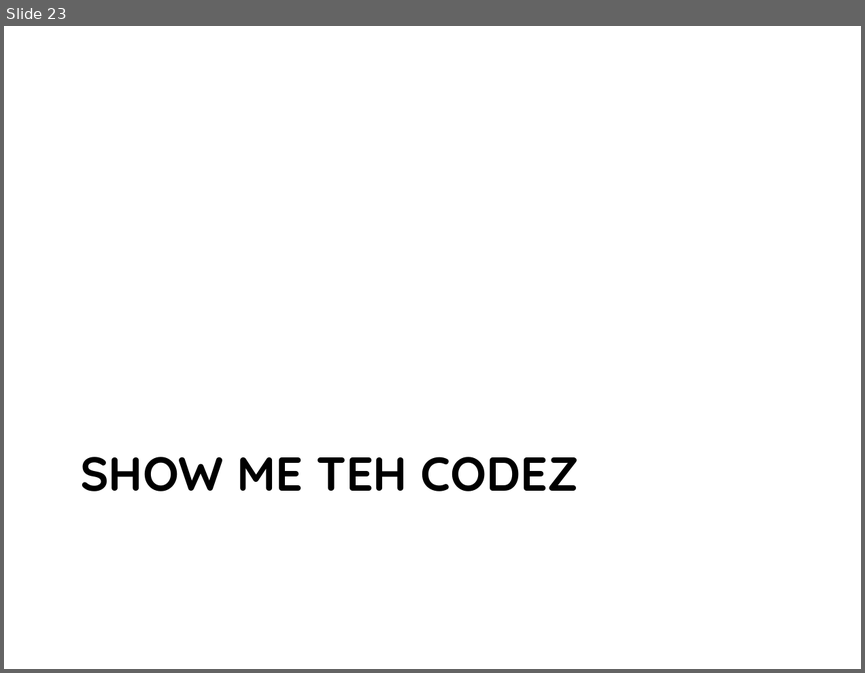
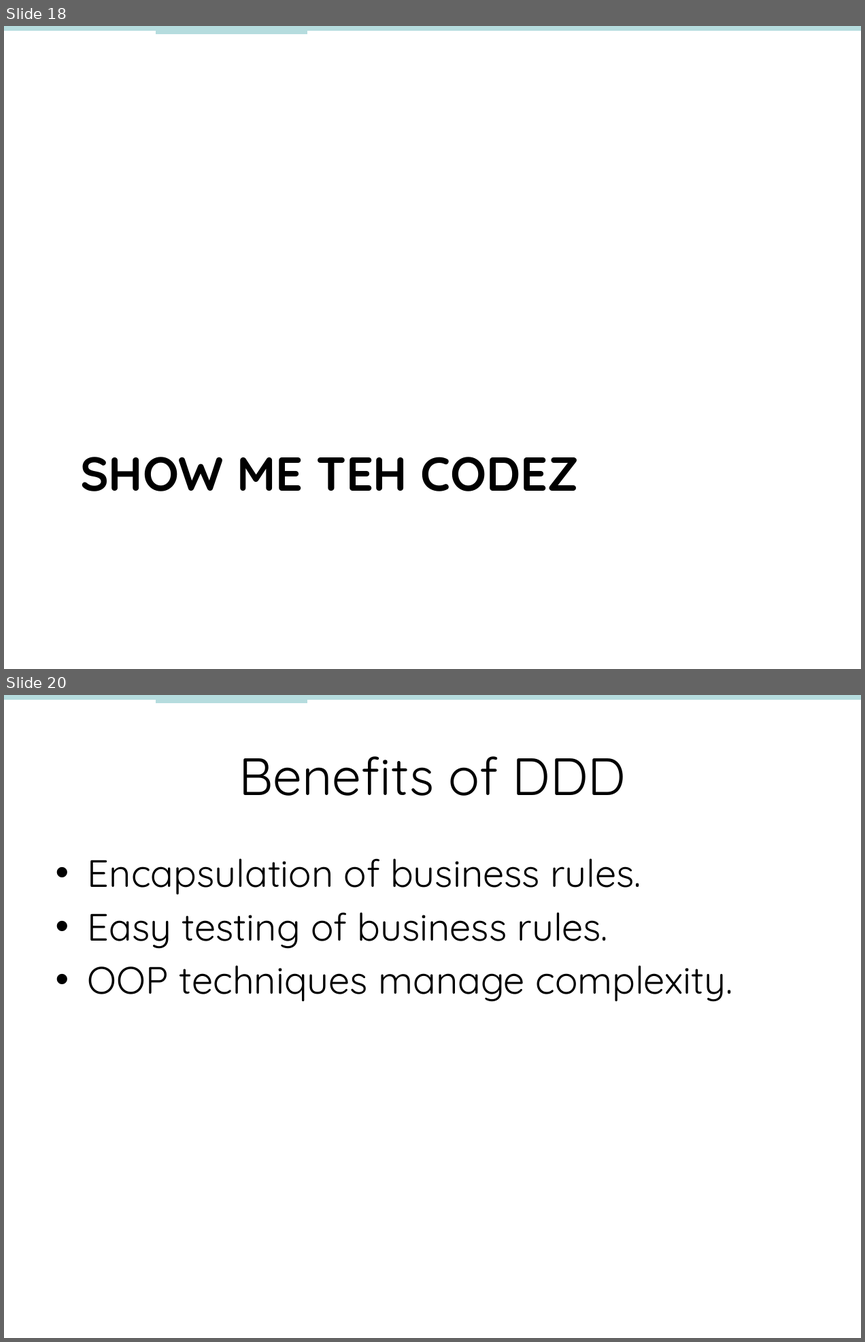
Before and after one commit to nbarnwell/OrderManagementSystem, a slide deck: DDD, CQRS and Event Sourcing.pptx. Shown one above the other, each under a label of ours: slide 23 before the commit, slides 18 and 20 after it; the slides between them are not shown. The pictures are 865x673 and 865x1342 pixels, drawn with LibreOffice and Linux fonts; fonts in the diff are those of the drawing. Boxes give left, top, right and bottom in pixels: in the first picture for what was removed or moved away, otherwise in the second. Text is boxed around its words. In the diff, an @@ line names an element or a change of style, - is before the commit and + after.

```diff
--- a/DDD, CQRS and Event Sourcing.pptx
+++ b/DDD, CQRS and Event Sourcing.pptx
@@ slide 20 added at (x1=4, y1=695, x2=861, y2=1338), background #FFFFFF; not listed: 1 template element that a slide beside it also shows @@
@@ line added from (156, 698) to (307, 698), #B6DCDF 8 pt @@
@@ title added at (x1=239, y1=756, x2=626, y2=796), 44 pt, text #000000 @@
+Benefits of DDD
@@ text added at (x1=88, y1=858, x2=732, y2=1002), 32 pt, text #000000 @@
+• Encapsulation of business rules.
+• Easy testing of business rules.
+• OOP techniques manage complexity.
@@ what was slide 23 is now slide 18 @@
@@ slide 18 changed as well @@
@@ line added from (4, 29) to (861, 29), #B6DCDF 4 pt @@
@@ line added from (156, 29) to (307, 29), #B6DCDF 8 pt @@
```
Also in this commit, not shown: 37 other slides changed, 9 other slides added, 10 slides removed, 10 other files.
